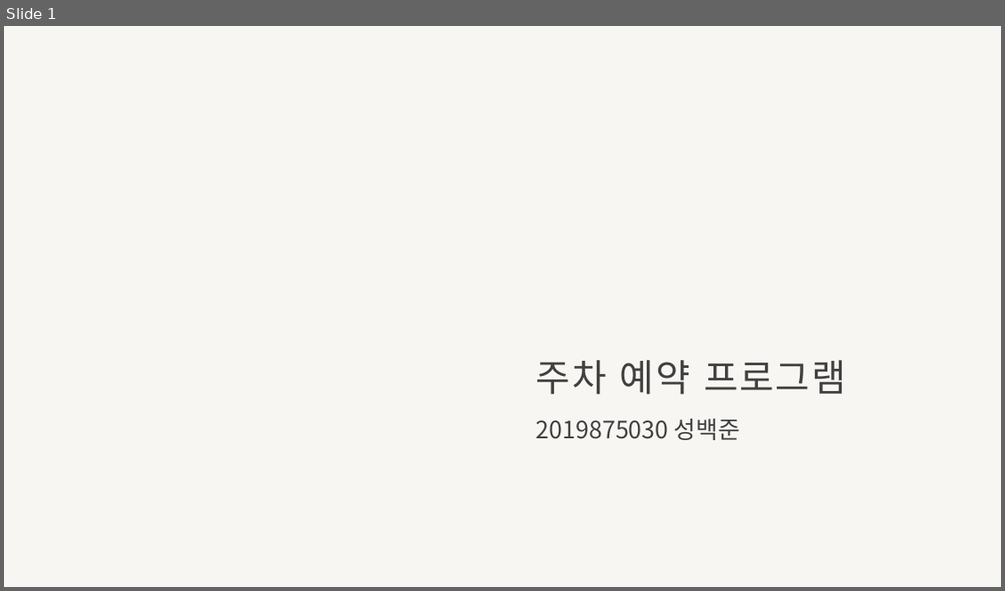
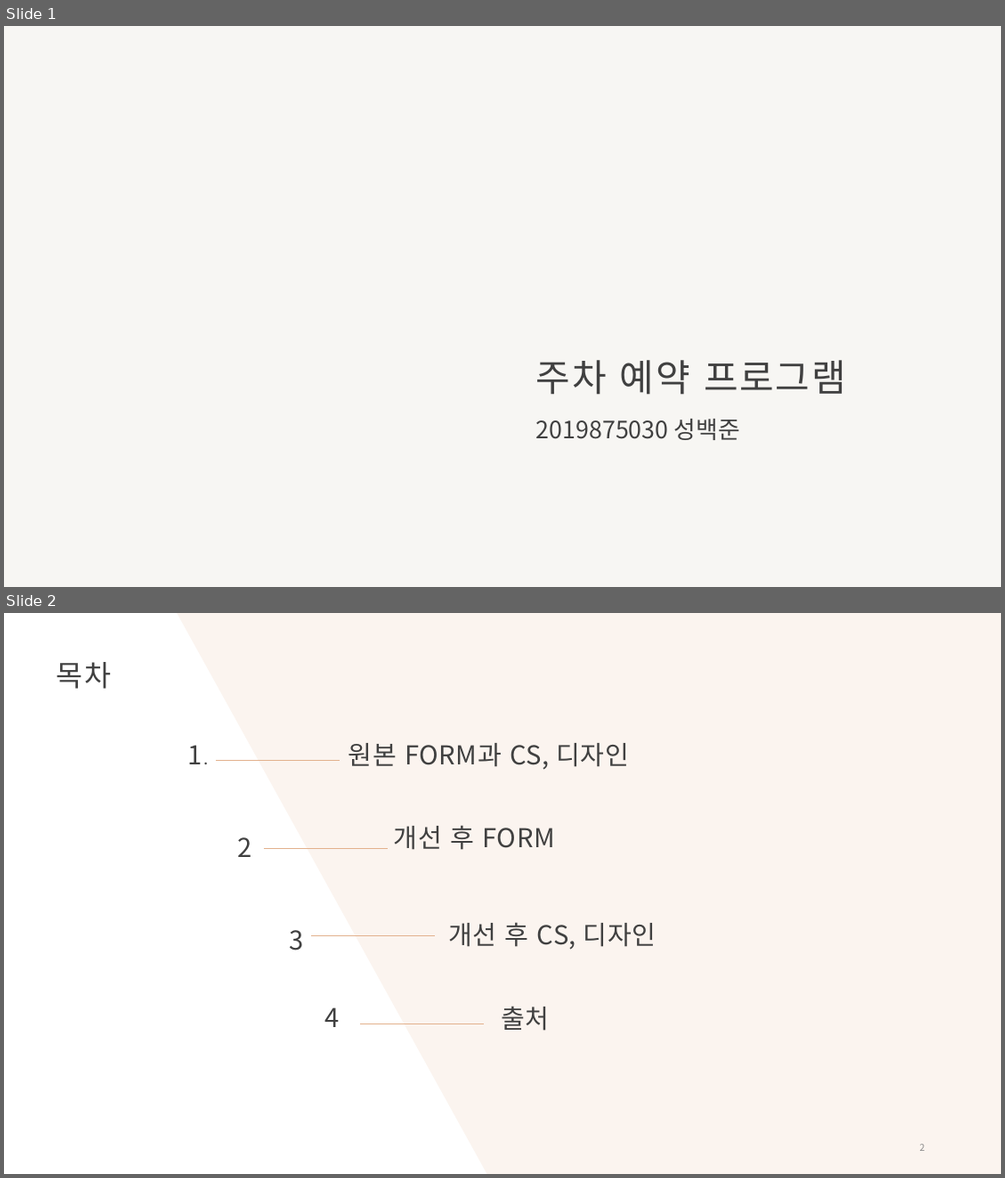
Before and after one commit to Jun-1108/GP, a slide deck: 객체 프로그래밍 ppt.pptx. Shown one above the other, each under a label of ours: slide 1 before the commit, slides 1 and 2 after it. The pictures are 1005x591 and 1005x1178 pixels, drawn with LibreOffice and Linux fonts; fonts in the diff are those of the drawing; background and template pictures are left out. Boxes give left, top, right and bottom in pixels: in the first picture for what was removed or moved away, otherwise in the second. Text is boxed around its words. In the diff, an @@ line names an element or a change of style, - is before the commit and + after.

```diff
--- a/객체 프로그래밍 ppt.pptx
+++ b/객체 프로그래밍 ppt.pptx
@@ slide 2 added at (4,613,1001,1174), background #FFFFFF @@
@@ freeform shape added at (177,613,1001,1174), fill #FBF4EF @@
@@ title added at (57,662,112,689), 28 pt, text #404040 @@
+목차
@@ text added at (187,745,202,764), 25 pt, text #404040 @@
+1.
@@ text added at (348,743,629,770), 25 pt, text #404040 @@
+원본 FORM과 CS, 디자인
@@ line added from (216, 760) to (339, 760), #E2B18D 0.5 pt @@
@@ text added at (394,825,555,850), 25 pt, text #404040 @@
+개선 후 FORM
@@ text added at (237,837,251,857), 25 pt, text #404040 @@
+2
@@ line added from (264, 848) to (388, 848), #E2B18D 0.5 pt @@
@@ text added at (290,930,304,950), 25 pt, text #404040 @@
+3
@@ text added at (448,922,656,949), 25 pt, text #404040 @@
+개선 후 CS, 디자인
@@ line added from (311, 936) to (436, 936), #E2B18D 0.5 pt @@
@@ text added at (325,1007,340,1027), 25 pt, text #404040 @@
+4
@@ text added at (501,1005,549,1030), 25 pt, text #404040 @@
+출처
@@ line added from (360, 1023) to (484, 1023), #E2B18D 0.5 pt @@
@@ page number added at (920,1143,925,1151), 9 pt, text #8C8C8C @@
+2
```
Also in this commit, not shown: 1 slide changed, 1 other slide added.
